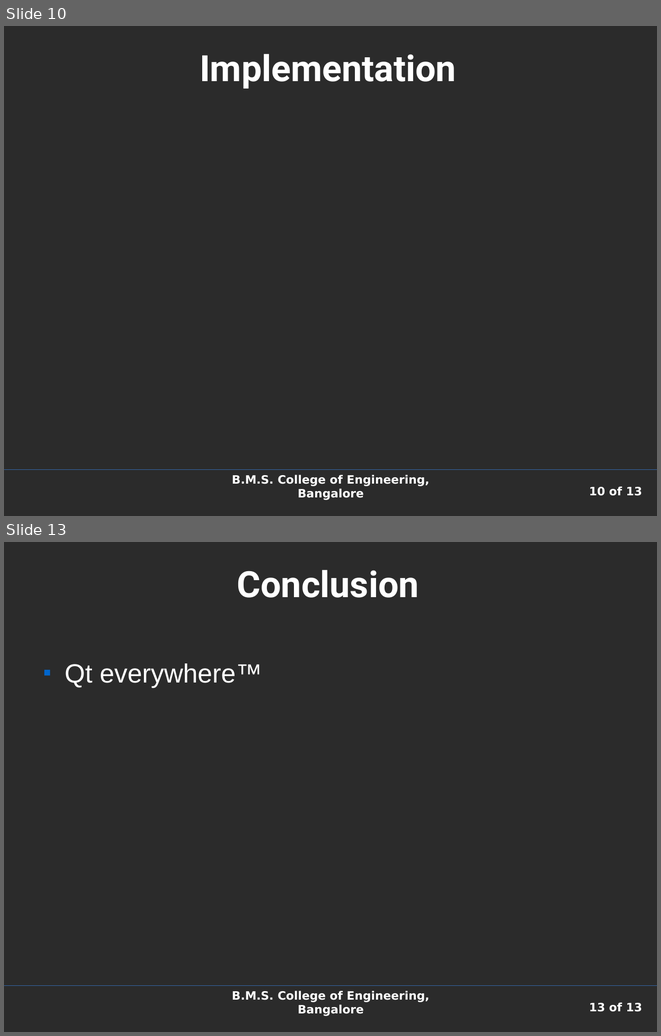
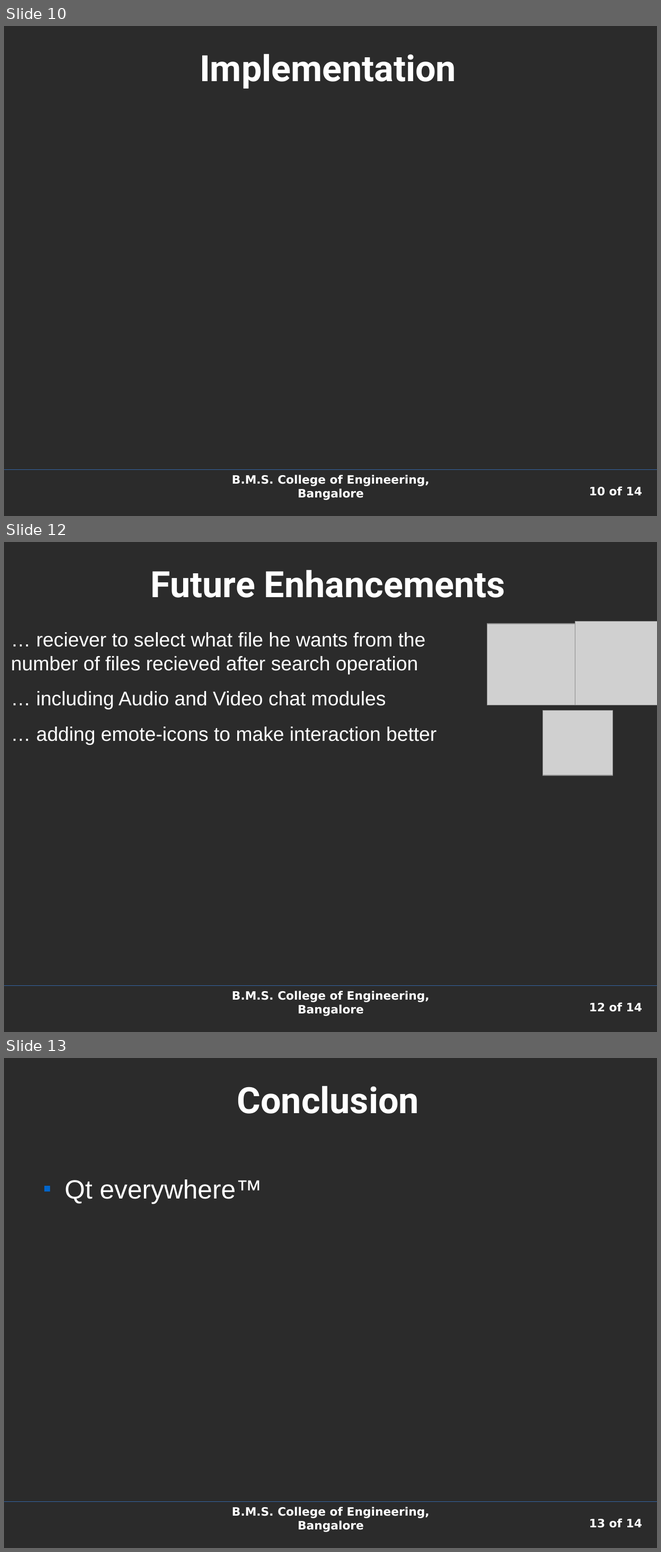
Before and after one commit to shaan7/Kapotah, a slide deck: docs/presentation.odp. Shown one above the other, each under a label of ours: slides 10 and 13 before the commit, slides 10, 12 and 13 after it; the slides between them are not shown. The pictures are 661x1036 and 661x1552 pixels, drawn with LibreOffice and Linux fonts; fonts in the diff are those of the drawing; grey boxes stand for pictures; background and template pictures are left out; a plain dark background stands for a picture behind light text. Boxes give left, top, right and bottom in pixels: in the first picture for what was removed or moved away, otherwise in the second. Text is boxed around its words. In the diff, an @@ line names an element or a change of style, - is before the commit and + after.

```diff
--- a/docs/presentation.odp
+++ b/docs/presentation.odp
@@ slide 12 added at box(4, 542, 657, 1032), background picture (left out); not listed: 3 template elements that a slide beside it also shows @@
@@ title added at box(151, 570, 505, 598), 44 pt, text #FFFFFF, bold @@
+Future Enhancements
@@ text added at box(11, 632, 436, 745), 24 pt, text #FFFFFF @@
+… reciever to select what file he wants from the number of files recieved after search operation
+… including Audio and Video chat modules
+… adding emote-icons to make interaction better
@@ picture added at box(487, 624, 576, 706) @@
@@ picture added at box(576, 622, 657, 706) @@
@@ picture added at box(542, 711, 612, 775) @@
@@ page number at box(589, 486, 642, 496): text changed @@
-10 of 13
+10 of 14
@@ page number at box(589, 1518, 642, 1528): text changed @@
-13 of 13
+13 of 14
```
Also in this commit, not shown: 6 slides changed, 1 other slide added, 1 slide removed, 3 other files.
